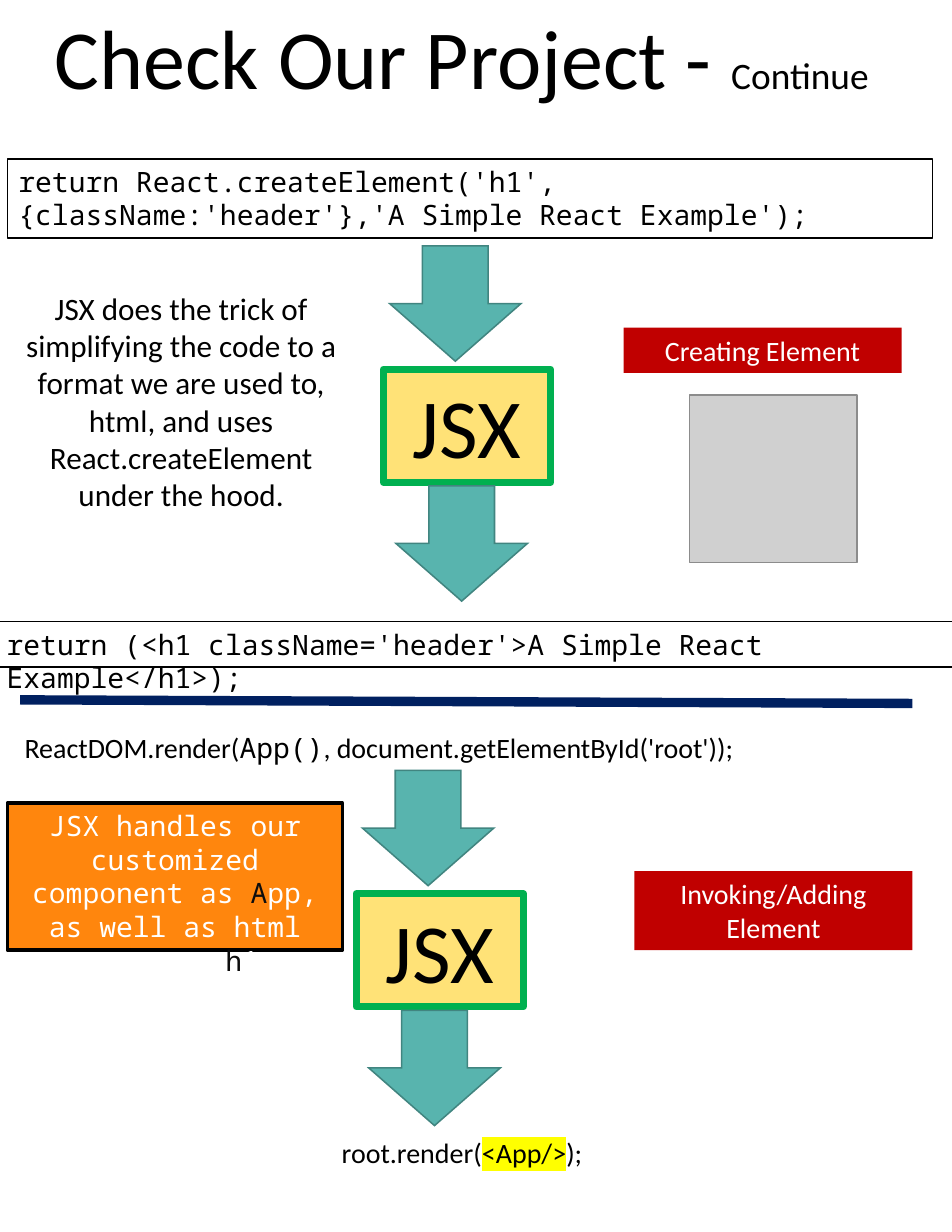
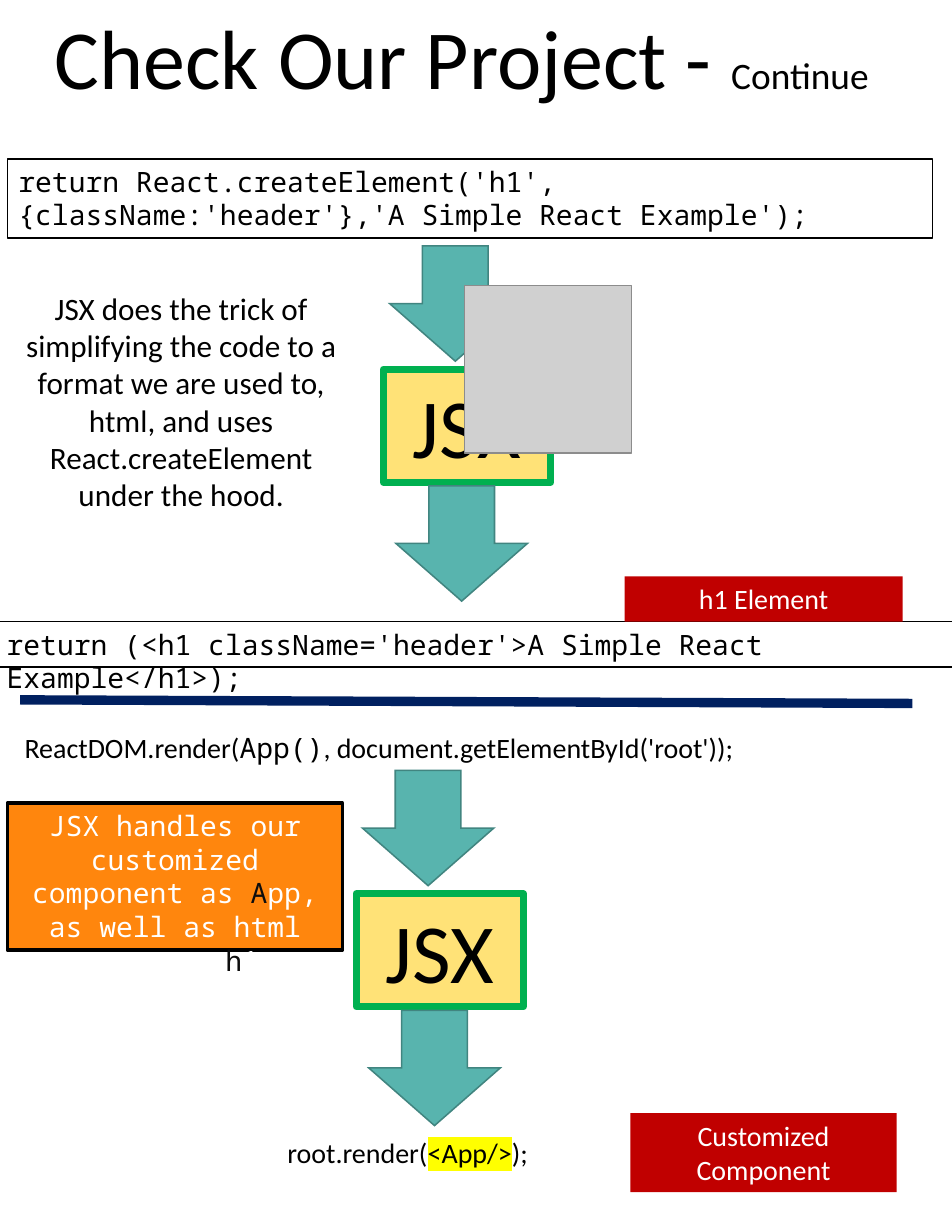
Before and after one commit to scorpion0511/mytracker, a slide deck: slide 24 of doc/React.pptx. Drawn at 952x1232 pixels with LibreOffice and Linux fonts; fonts in the diff are those of the drawing; grey boxes stand for pictures. Boxes give left, top, right and bottom in pixels: in the first picture for what was removed or moved away, otherwise in the second. Text is boxed around its words. In the diff, an @@ line names an element or a change of style, - is before the commit and + after.

```diff
--- a/doc/React.pptx
+++ b/doc/React.pptx
@@ picture added at bbox=[465, 286, 632, 452] @@
@@ picture removed at bbox=[690, 395, 857, 562] @@
@@ rectangle "h1 Element": place and size @@
-rectangle "h1 Element" at bbox=[624, 328, 902, 373]
+rectangle "h1 Element" at bbox=[625, 577, 903, 622]
@@ text in rectangle at bbox=[699, 589, 828, 610]: text changed @@
-Creating Element
+h1 Element
@@ rectangle removed at bbox=[634, 871, 912, 951] @@
-Invoking/Adding Element
@@ text "root.render(<App/>);": place and size @@
-text "root.render(<App/>);" at bbox=[342, 1140, 582, 1170]
+text "root.render(<App/>);" at bbox=[287, 1140, 527, 1170]
@@ rectangle added at bbox=[631, 1113, 897, 1193], fill #C00000, 18 pt, text #FFFFFF @@
+Customized
+Component
```
Also in this commit, not shown: 5 other slides changed, 1 slide added.
